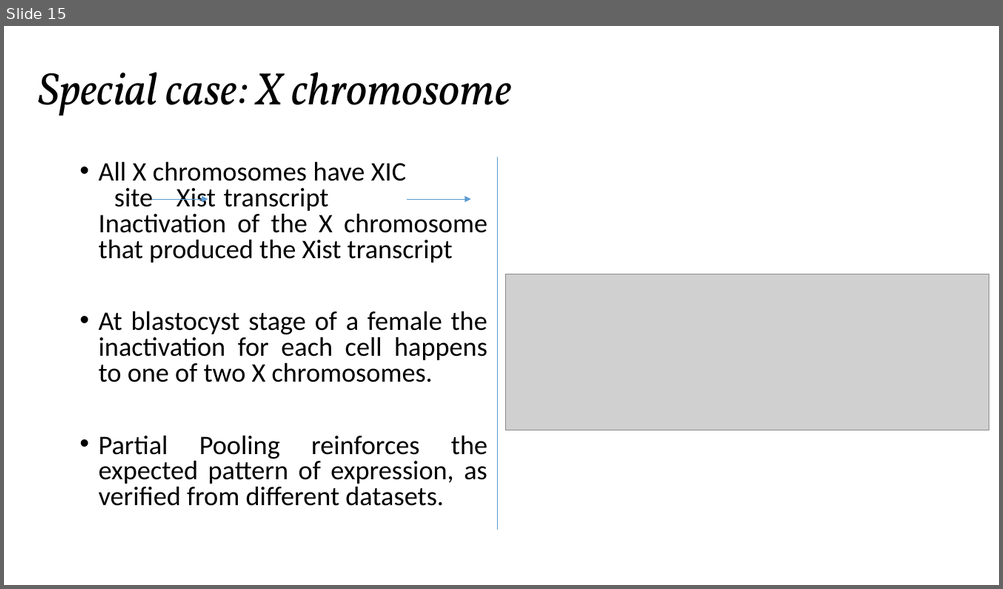
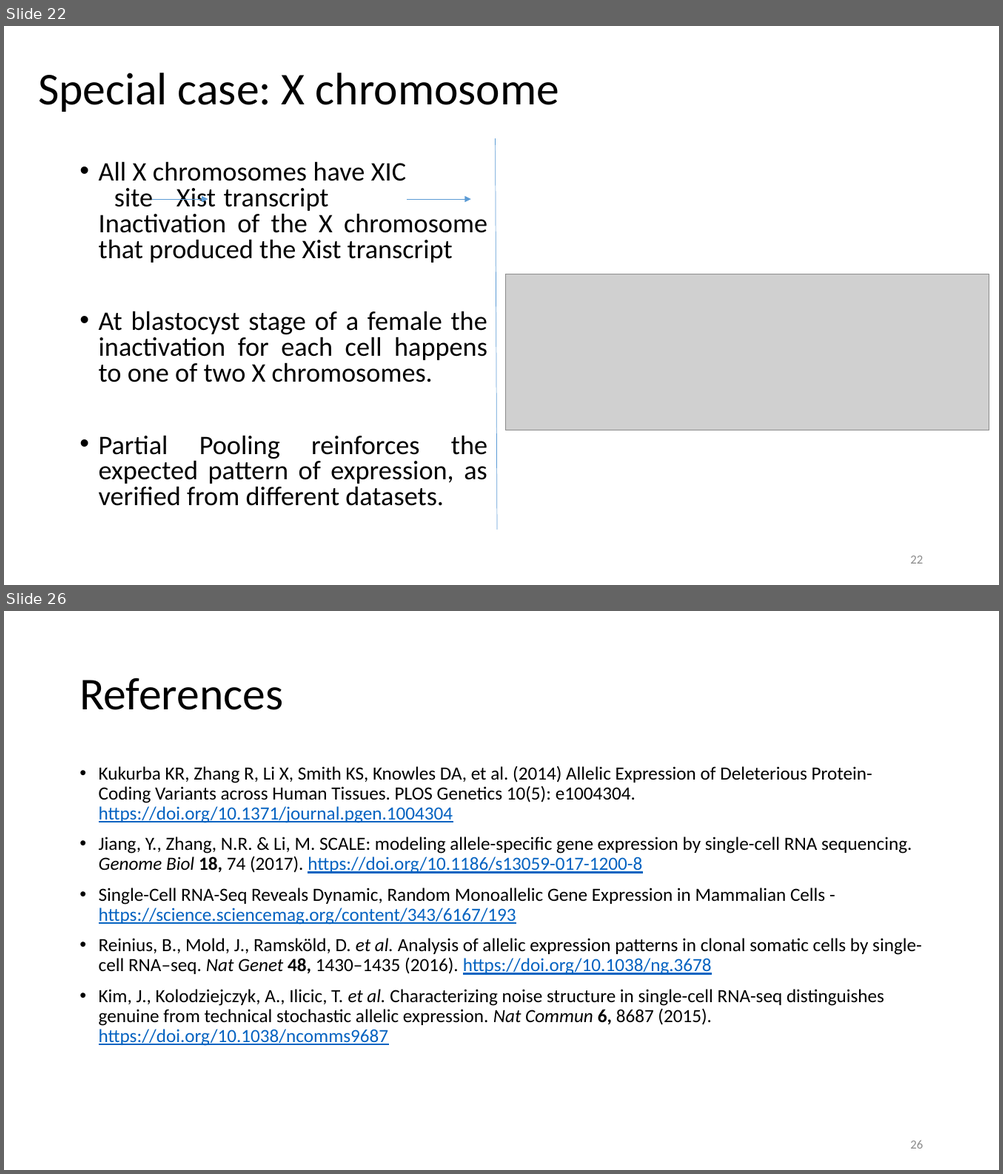
Before and after one commit to SmaragdaDimitrakopoulou/Paper-Presentation, a slide deck: presentation.pptx. Shown one above the other, each under a label of ours: slide 15 before the commit, slides 22 and 26 after it; the slides between them are not shown. The pictures are 1003x589 and 1003x1174 pixels, drawn with LibreOffice and Linux fonts; fonts in the diff are those of the drawing; grey boxes stand for pictures. Boxes give left, top, right and bottom in pixels: in the first picture for what was removed or moved away, otherwise in the second. Text is boxed around its words. In the diff, an @@ line names an element or a change of style, - is before the commit and + after.

```diff
--- a/presentation.pptx
+++ b/presentation.pptx
@@ slide 26 added at [4,611,999,1170], background #FFFFFF @@
@@ title added at [79,678,283,710], 44 pt, text #000000 @@
+References
@@ text added at [99,766,922,1046], 18 pt, text #000000 @@
+• Kukurba KR, Zhang R, Li X, Smith KS, Knowles DA, et al. (2014) Allelic Expression of Deleterious Protein-Coding Variants across Human Tissues. PLOS Genetics 10(5): e1004304. https://doi.org/10.1371/journal.pgen.1004304
+• Jiang, Y., Zhang, N.R. & Li, M. SCALE: modeling allele-specific gene expression by single-cell RNA sequencing. Genome Biol 18, 74 (2017). https://doi.org/10.1186/s13059-017-1200-8
+• Single-Cell RNA-Seq Reveals Dynamic, Random Monoallelic Gene Expression in Mammalian Cells - https://science.sciencemag.org/content/343/6167/193
+• Reinius, B., Mold, J., Ramsköld, D. et al. Analysis of allelic expression patterns in clonal somatic cells by single-cell RNA–seq. Nat Genet 48, 1430–1435 (2016). https://doi.org/10.1038/ng.3678
+• Kim, J., Kolodziejczyk, A., Ilicic, T. et al. Characterizing noise structure in single-cell RNA-seq distinguishes genuine from technical stochastic allelic expression. Nat Commun 6, 8687 (2015). https://doi.org/10.1038/ncomms9687
@@ page number added at [910,1141,922,1149], 12 pt, text #8C8C8C @@
+26
@@ what was slide 15 is now slide 22 @@
@@ slide 22 changed as well @@
@@ text "Special case: X chromosome" at [38,73,559,112]: font Vollkorn to Calibri, italic off @@
@@ line moved from (497, 156) - (497, 531) to (495, 138) - (497, 531) @@
@@ page number added at [910,556,922,564], 12 pt, text #8C8C8C @@
+22
```
Also in this commit, not shown: 12 other slides changed, 12 other slides added, 6 slides removed, 1 other file.
